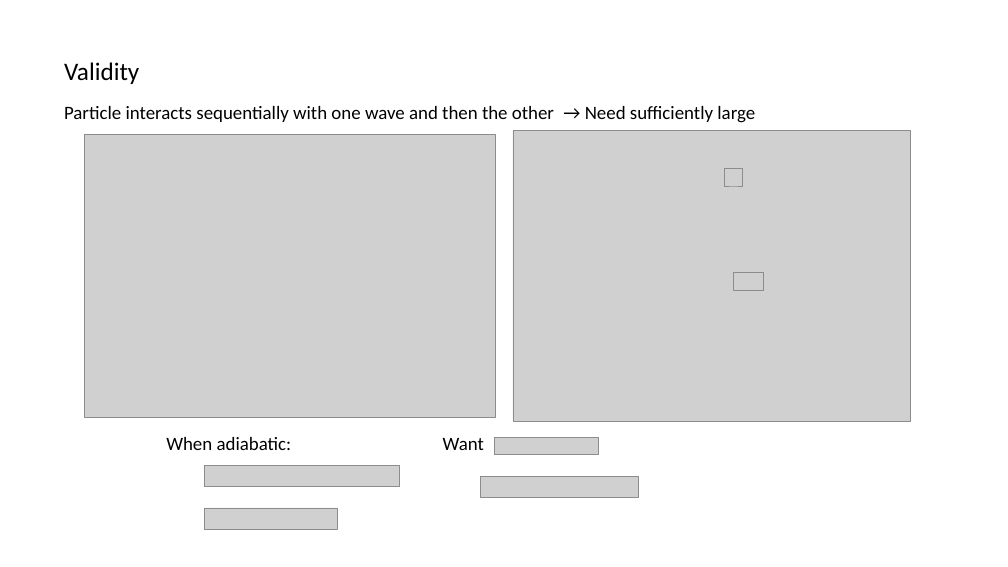
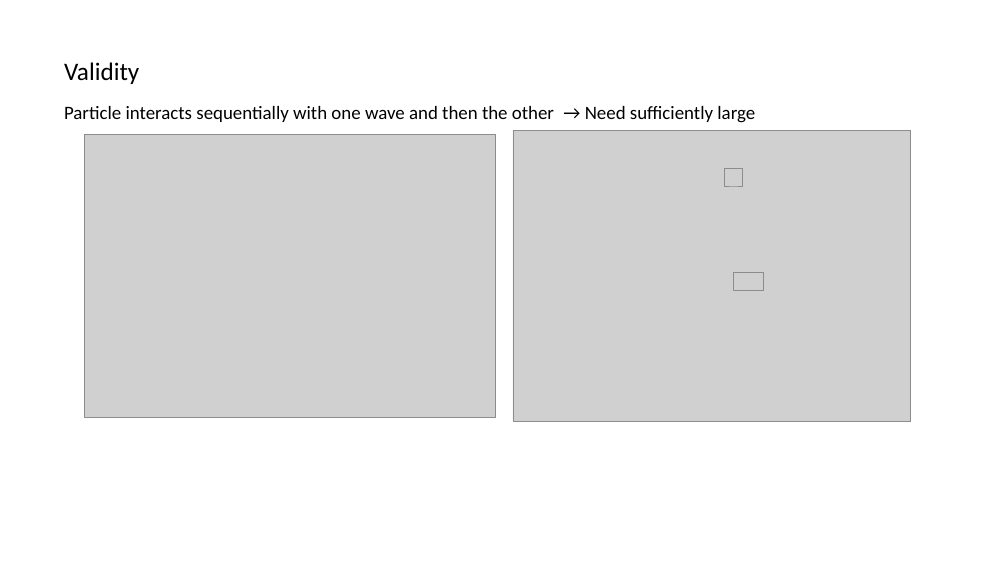
Before and after one commit to huanium/huanium, a slide deck: slide 15 of MIT PhD/ZGS/ZGS -Aug-26-2022/BUI-ZGS-Aug-26-2022.pptx (slide 5 before the commit). Drawn at 1008x567 pixels with LibreOffice and Linux fonts; fonts in the diff are those of the drawing; grey boxes stand for pictures; background and template pictures are left out. Boxes give left, top, right and bottom in pixels: in the first picture for what was removed or moved away, otherwise in the second. Text is boxed around its words. In the diff, an @@ line names an element or a change of style, - is before the commit and + after.

```diff
--- a/MIT PhD/ZGS/ZGS -Aug-26-2022/BUI-ZGS-Aug-26-2022.pptx
+++ b/MIT PhD/ZGS/ZGS -Aug-26-2022/BUI-ZGS-Aug-26-2022.pptx
@@ text removed at [166,437,292,450] @@
-When adiabatic:
@@ text removed at [443,438,484,450] @@
-Want
@@ picture removed at [495,437,599,454] @@
@@ picture removed at [204,466,399,487] @@
@@ picture removed at [481,476,639,498] @@
@@ picture removed at [204,508,337,530] @@
```
Also in this commit, not shown: 11 other slides changed, 17 slides added, 1 slide removed, 11 other files.
